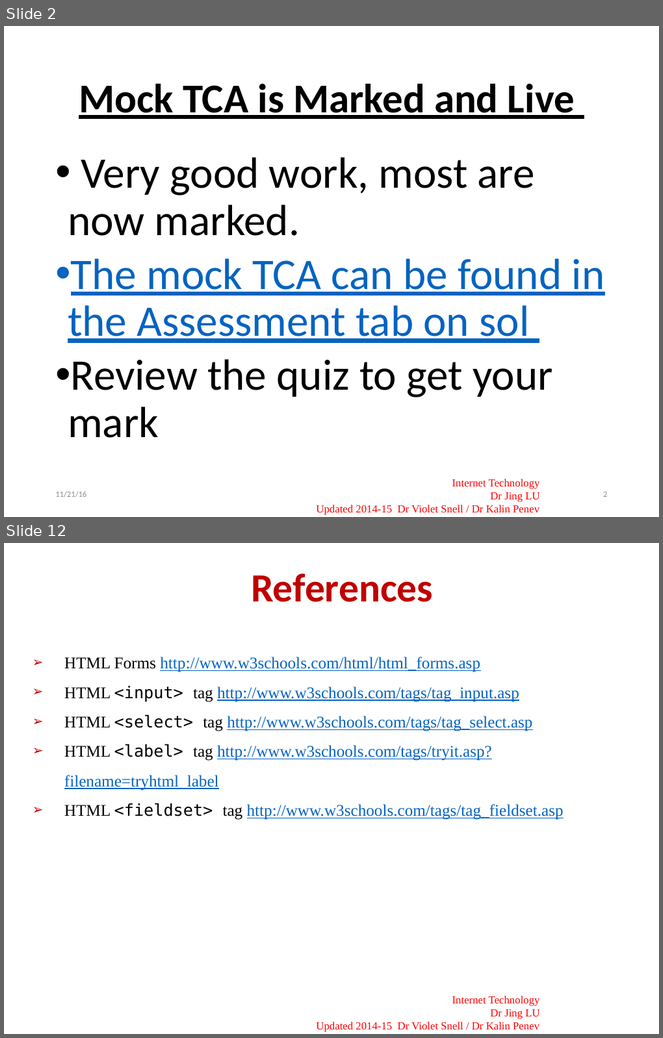
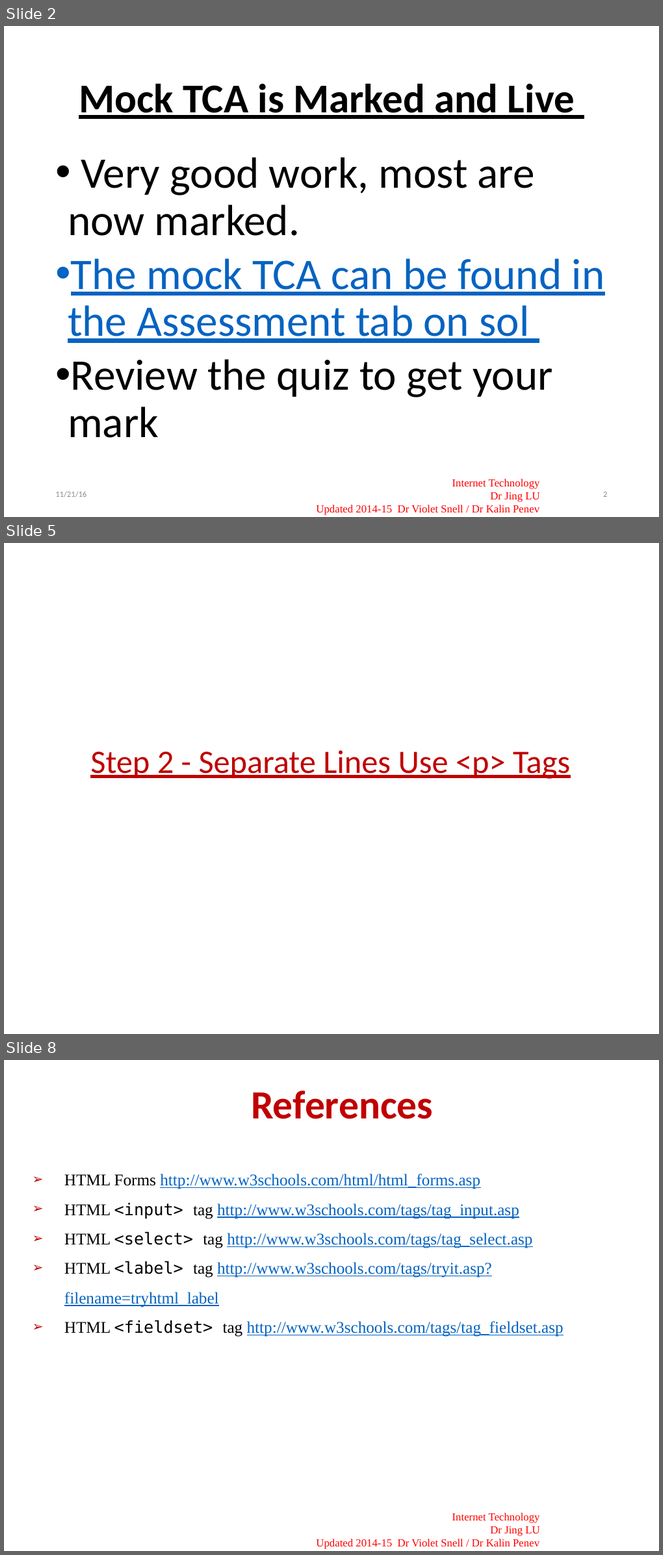
Before and after one commit to joeappleton18/cda400, a slide deck: sessions/week9/slides.pptx. Shown one above the other, each under a label of ours: slides 2 and 12 before the commit, slides 2, 5 and 8 after it; the slides between them are not shown. The pictures are 663x1038 and 663x1555 pixels, drawn with LibreOffice and Linux fonts; fonts in the diff are those of the drawing; background and template pictures are left out. Boxes give left, top, right and bottom in pixels: in the first picture for what was removed or moved away, otherwise in the second. Text is boxed around its words. In the diff, an @@ line names an element or a change of style, - is before the commit and + after.

```diff
--- a/sessions/week9/slides.pptx
+++ b/sessions/week9/slides.pptx
@@ slide 5 added at (4, 543, 659, 1034), background #FFFFFF @@
@@ title added at (90, 750, 570, 779), 36 pt, text #C00000, underline @@
+Step 2 - Separate Lines Use <p> Tags
@@ what was slide 12 is now slide 8 @@
```
Also in this commit, not shown: 1 slide changed, 3 other slides added, 8 slides removed, 1 other file.
